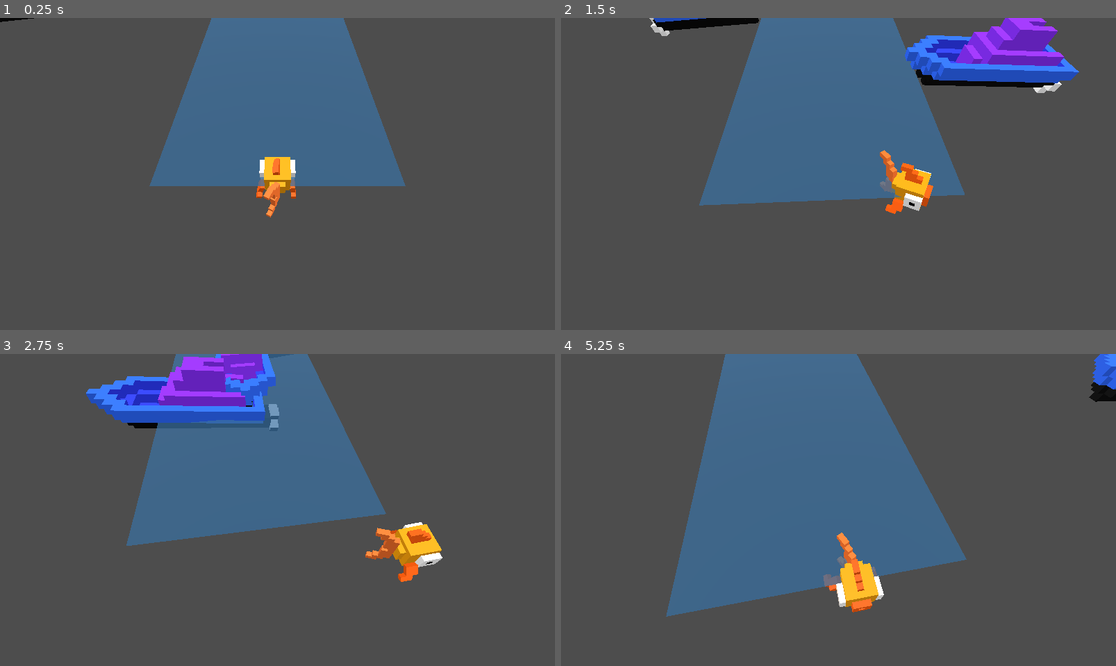
Above: before the commit, frames 1-4 (two rows, left to right).
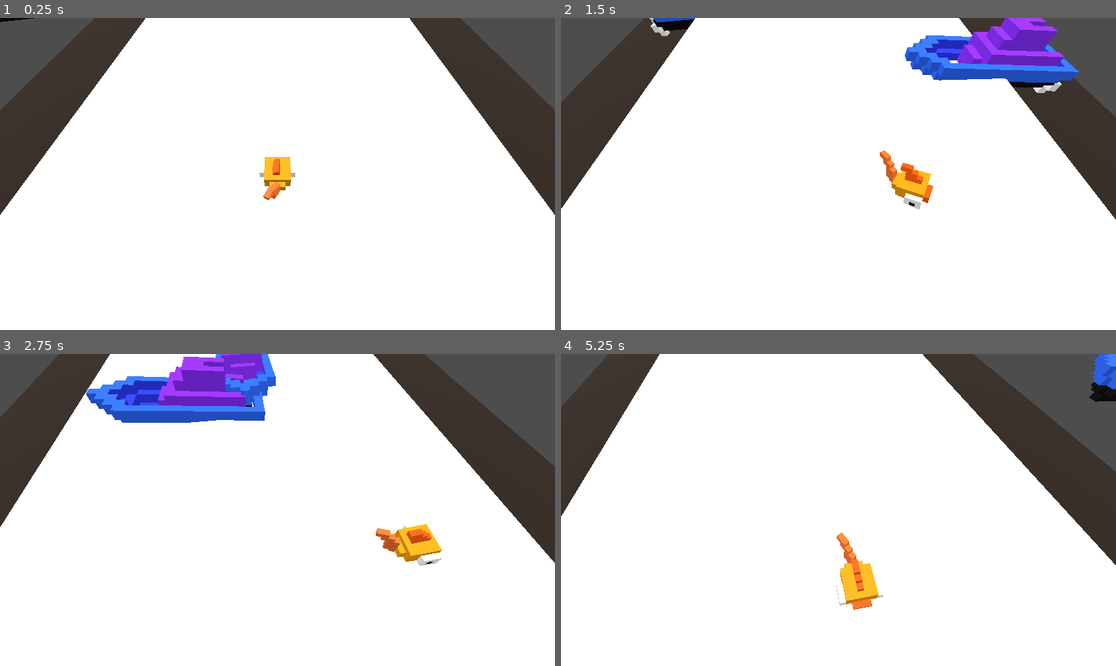
Above: after the commit, the same moments.

Repository: patator62180/FishFest
Game: Godot game, scene res://scenes/game/game.tscn
Two runs of this game, one before a commit and one after it. Both use one fixed random seed, a clock stepped at 60 frames per second and the inputs below.
Inputs:
- Up to frame 1 (0.25 s): no input
- Up to frame 2 (1.5 s): hold Right (ui_right) 0.53-1.28 s; hold Down (ui_down) from 1.28 s (still down)
- Up to frame 3 (2.75 s): release Down (ui_down) at 2.03 s; hold Right (ui_right) from 2.03 s (still down)
- Up to frame 4 (5.25 s): release Right (ui_right) at 2.78 s; hold Up (ui_up) 2.78-3.53 s; hold Left (ui_left) 3.53-5.03 s; hold Down (ui_down) from 5.03 s (still down)

The runs differ from the first frame. In frame 1, 94% of the frame differs, in the area x 0-100%, y 0-100%; in frame 2, 90%; in frame 3, 88%; in frame 4, 93%.

Commit message:
water in main

Diff:
--- a/scenes/game/game.tscn
+++ b/scenes/game/game.tscn
@@ -31,9 +31,6 @@
 mesh = SubResource("BoxMesh_0n036")
 
 [node name="Player" parent="." instance=ExtResource("1_siy02")]
-
-[node name="Fish" parent="Player/FishParent" index="0"]
-transform = Transform3D(1, 0, 0, 0, 1, 0, 0, 0, 1, 0, 0, 0)
 
 [node name="DirectionalLight3D" type="DirectionalLight3D" parent="."]
 transform = Transform3D(0.234871, 0.813427, 0.532139, -0.632112, -0.28807, 0.71934, 0.738424, -0.505324, 0.446518, 0, 0, 0)
--- a/scenes/levels/level1.tscn
+++ b/scenes/levels/level1.tscn
@@ -1,4 +1,6 @@
-[gd_scene load_steps=3 format=3 uid="uid://db8vs710eb7mq"]
+[gd_scene load_steps=6 format=3 uid="uid://db8vs710eb7mq"]
+
+[ext_resource type="PackedScene" uid="uid://chksqebqkb0bi" path="res://scenes/water/water_wind_waker.tscn" id="1_5n7ux"]
 
 [sub_resource type="StandardMaterial3D" id="StandardMaterial3D_iqc20"]
 transparency = 1
@@ -9,9 +11,27 @@
 size = Vector2(40, 10)
 center_offset = Vector3(19.5, 0, 0)
 
+[sub_resource type="StandardMaterial3D" id="StandardMaterial3D_0gjn2"]
+vertex_color_use_as_albedo = true
+albedo_color = Color(0.121569, 0.0705882, 0.00784314, 1)
+
+[sub_resource type="PlaneMesh" id="PlaneMesh_bwybj"]
+material = SubResource("StandardMaterial3D_0gjn2")
+
 [node name="Level1" type="Node3D"]
 transform = Transform3D(-4.37114e-08, 0, 1, 0, 1, 0, -1, 0, -4.37114e-08, 0, 0, 0)
 
 [node name="MeshInstance3D" type="MeshInstance3D" parent="."]
+visible = false
 mesh = SubResource("PlaneMesh_1udkp")
 skeleton = NodePath("")
+
+[node name="WaterWindWaker" parent="." instance=ExtResource("1_5n7ux")]
+transform = Transform3D(10, 0, 0, 0, 10, 0, 0, 0, 10, 0, 0, 0)
+
+[node name="WaterWindWaker2" parent="." instance=ExtResource("1_5n7ux")]
+transform = Transform3D(10, 0, 0, 0, 10, 0, 0, 0, 10, 20, 0, 8.74228e-07)
+
+[node name="MeshInstance3D2" type="MeshInstance3D" parent="."]
+transform = Transform3D(19.915, 0, 0, 0, 19.915, 0, 0, 0, 19.915, 11.3517, -3.26181, 4.96199e-07)
+mesh = SubResource("PlaneMesh_bwybj")
--- a/scenes/obstacles/boat_obstacle.tscn
+++ b/scenes/obstacles/boat_obstacle.tscn
@@ -17,7 +17,7 @@
 transform = Transform3D(-1, 0, -8.74228e-08, 0, 1, 0, 8.74228e-08, 0, -1, 0.124123, 0.194655, 0.891492)
 
 [node name="Boat" parent="BoatParent" instance=ExtResource("1_6rhpd")]
-transform = Transform3D(1, 0, 0, 0, 0.995913, -0.0903197, 0, 0.0903197, 0.995913, 0, 0, 0)
+transform = Transform3D(1, 0, 0, 0, 0.995913, -0.0903198, 0, 0.0903198, 0.995913, 0, 0, 0)
 
 [node name="Area3D" type="Area3D" parent="BoatParent"]
 
